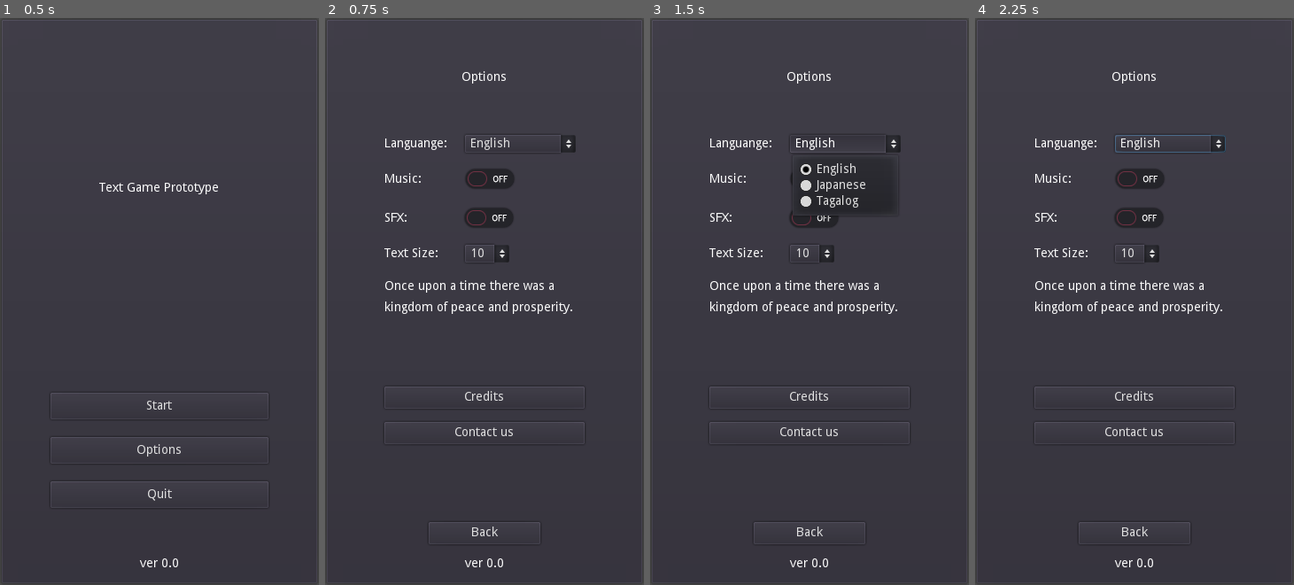
Above: before the commit, frames 1-4 (left to right).
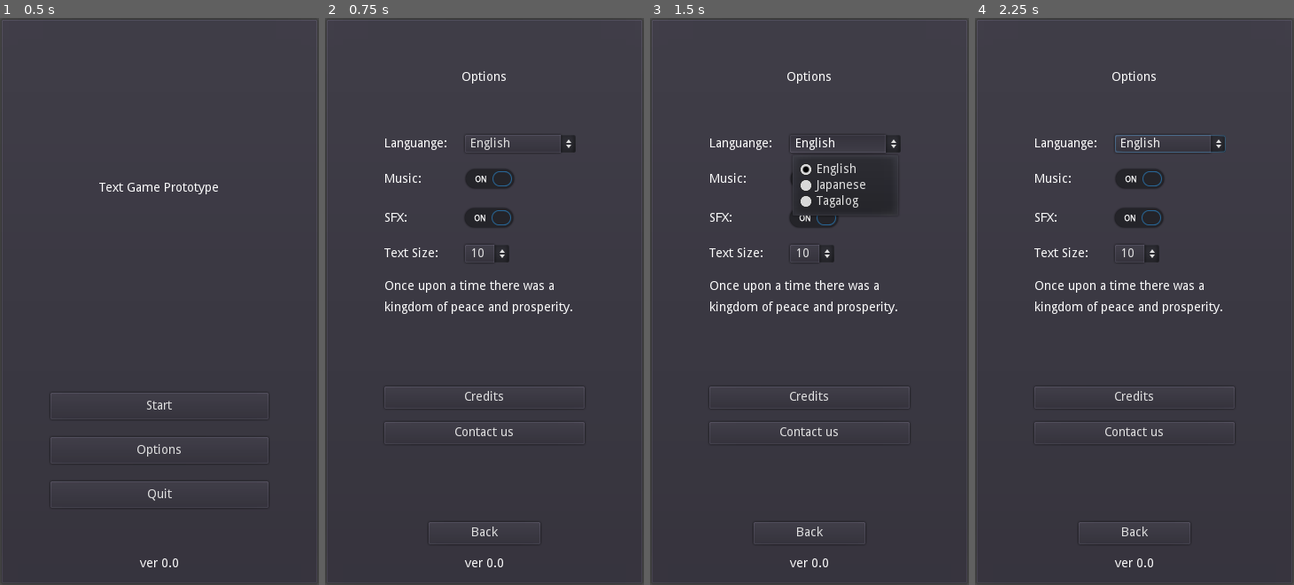
Above: after the commit, the same moments.

Repository: philipuriarte/A-Churchyard-of-Orphans
Game: Godot game, scene res://scenes/main.tscn
Same seed, same stepped clock (60 frames per second), same inputs: the game is played once before the commit and once after it.
Inputs (mouse positions are in pixels of both pictures, inside the frame that each line leads up to):
- Up to frame 1 (0.5 s): no input
- Up to frame 2 (0.75 s): click "Options" at 0.5 s
- Up to frame 3 (1.5 s): click "English" at 1.25 s
- Up to frame 4 (2.25 s): click (1140, 216) at 2 s

Frame 1 is identical in both runs. In frame 2, 0.3% of the frame differs, in the area x 44-59%, y 27-37%; in frame 3, less than 0.1%; in frame 4, 0.3%.

Commit message:
Set MusicButton and SFXButton pressed to ON

Diff:
--- a/scenes/options_screen.tscn
+++ b/scenes/options_screen.tscn
@@ -88,6 +88,7 @@
 margin_left = 82.0
 margin_right = 158.0
 margin_bottom = 40.0
+pressed = true
 
 [node name="SFX" type="HBoxContainer" parent="MarginContainer/MainCointainer/OptionsMargin/OptionsContainer/MusicContainer"]
 margin_top = 44.0
@@ -105,6 +106,7 @@
 margin_left = 81.0
 margin_right = 157.0
 margin_bottom = 40.0
+pressed = true
 
 [node name="TextContainer" type="VBoxContainer" parent="MarginContainer/MainCointainer/OptionsMargin/OptionsContainer"]
 margin_top = 124.0
